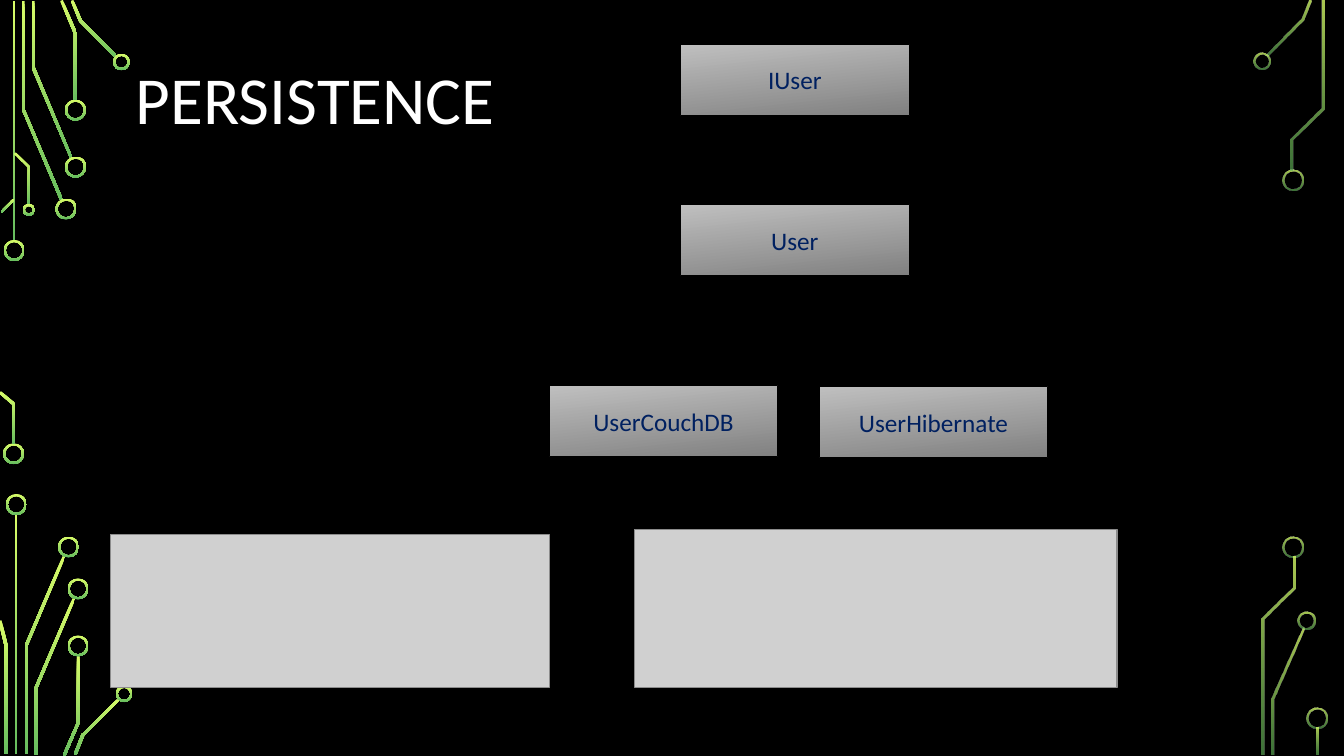
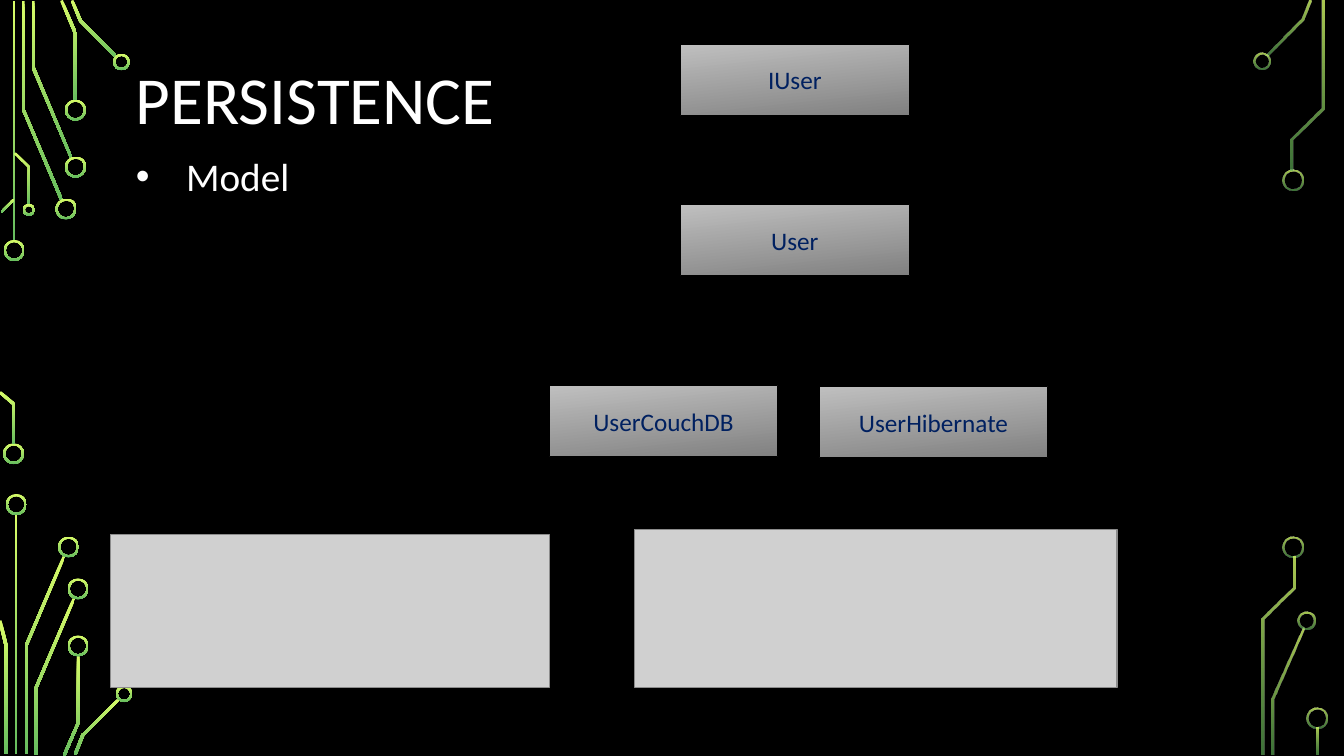
Before and after one commit to OSI-Califronia/linmabreakout, a slide deck: slide 6 of praesentation/Softwarearchitekturen.pptx. Drawn at 1344x756 pixels with LibreOffice and Linux fonts; fonts in the diff are those of the drawing; grey boxes stand for pictures; background and template pictures are left out. Boxes give left, top, right and bottom in pixels: in the first picture for what was removed or moved away, otherwise in the second. Text is boxed around its words. In the diff, an @@ line names an element or a change of style, - is before the commit and + after.

```diff
--- a/praesentation/Softwarearchitekturen.pptx
+++ b/praesentation/Softwarearchitekturen.pptx
@@ text added at box(186, 163, 289, 192), 28 pt, text #FFFFFF @@
+• Model
```
Also in this commit, not shown: 5 other slides changed, 2 slides added, 2 slides removed.
